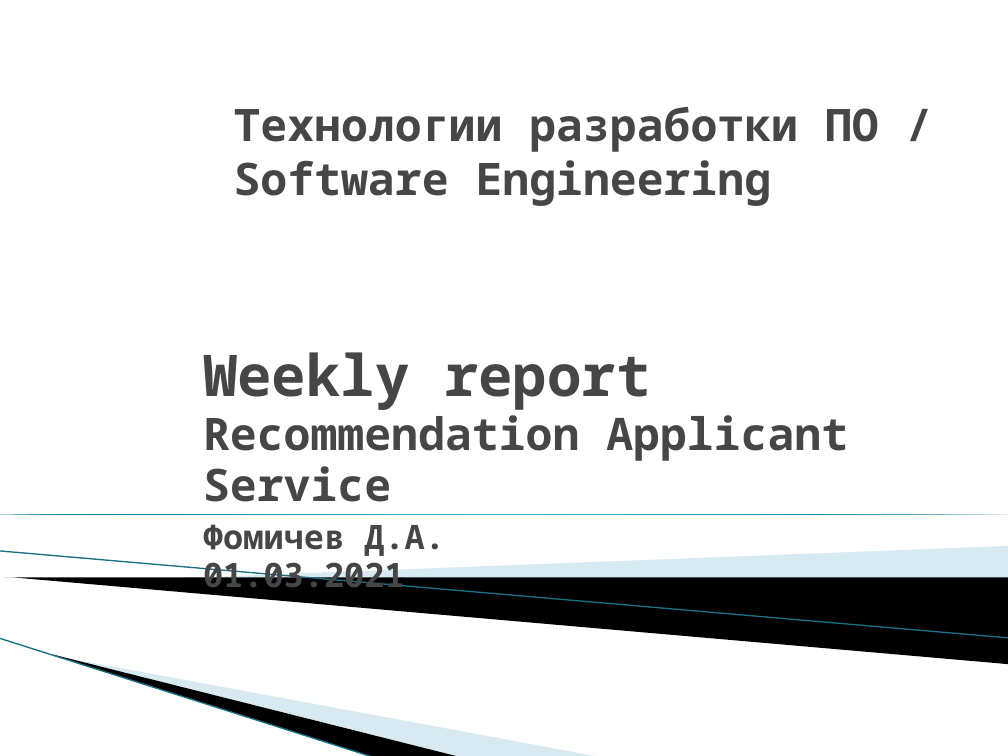
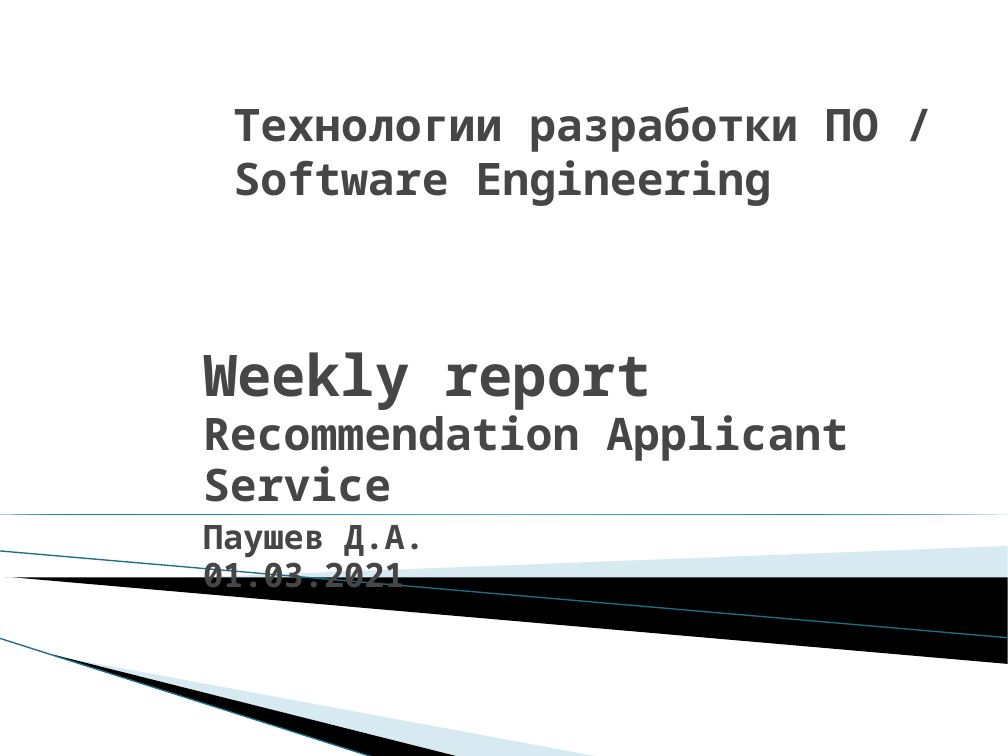
Before and after one commit to saviord7/applicant-service, a slide deck: slide 1 of reports/7_project_report_template_LETI_2021 (Rus-Eng).ppt. Drawn at 1008x756 pixels with LibreOffice and Linux fonts; fonts in the diff are those of the drawing; background and template pictures are left out. Boxes give left, top, right and bottom in pixels: in the first picture for what was removed or moved away, otherwise in the second. Text is boxed around its words. In the diff, an @@ line names an element or a change of style, - is before the commit and + after.

```diff
--- a/reports/7_project_report_template_LETI_2021 (Rus-Eng).ppt
+++ b/reports/7_project_report_template_LETI_2021 (Rus-Eng).ppt
@@ subtitle at (203, 525, 425, 558): text changed @@
-Фомичев Д.А.
+Паушев Д.А.
```
Also in this commit, not shown: 7 other slides changed, 1 slide added.
